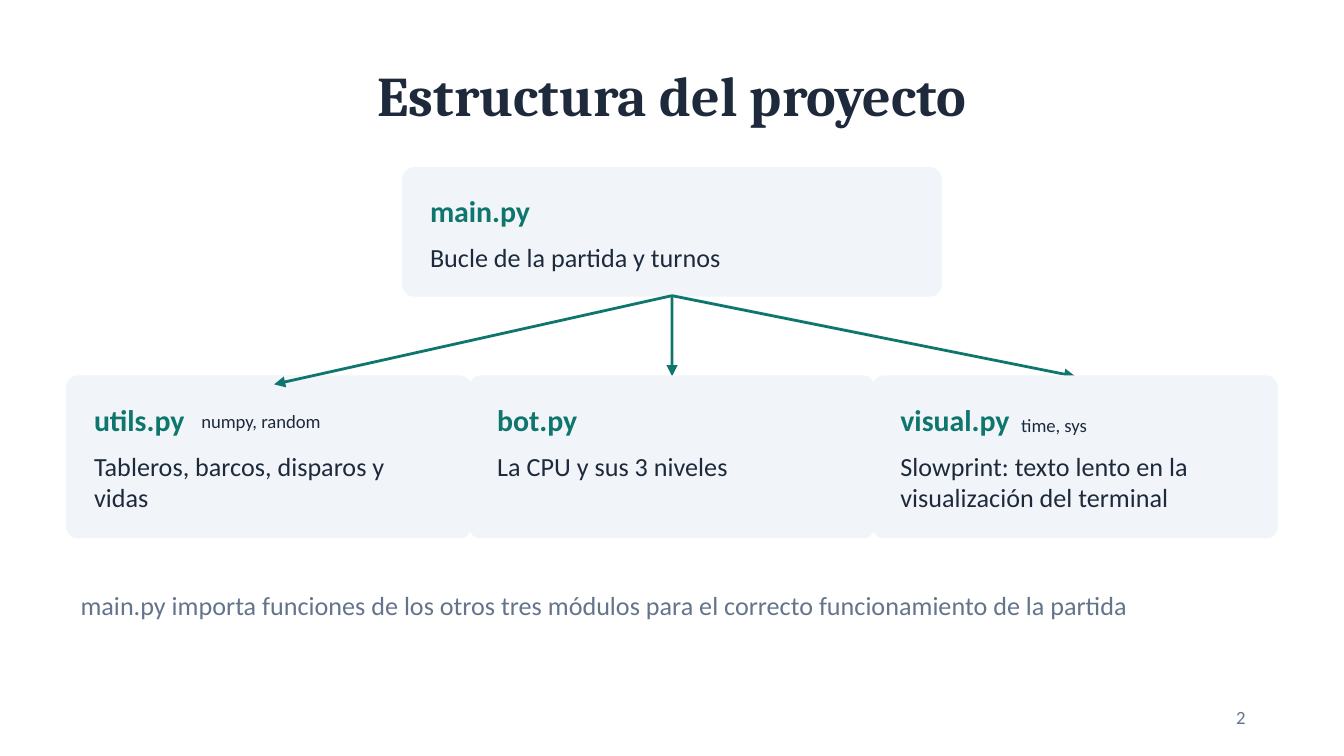
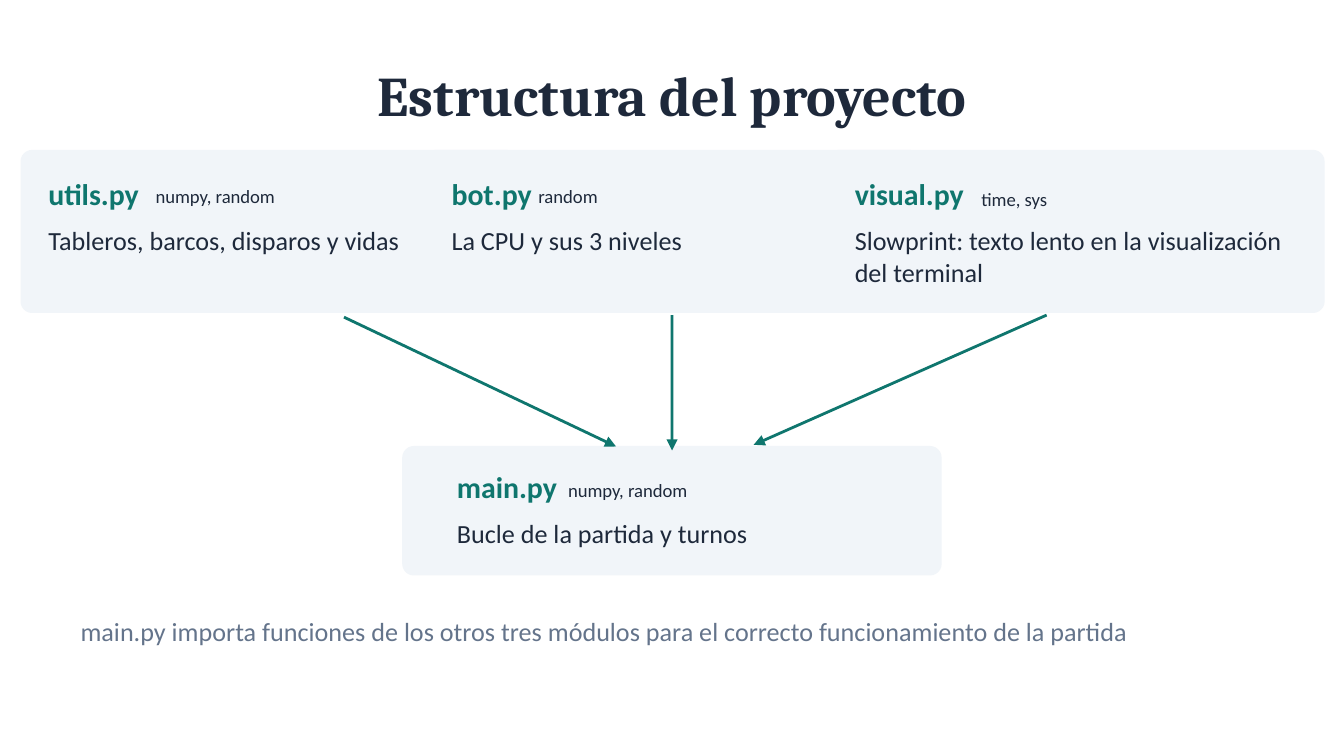
Before and after one commit to jorgeshzhndz/Hundir_La_Flota, a slide deck: slide 2 of HLF_presentacion.pptx. Drawn at 1344x756 pixels with LibreOffice and Linux fonts; fonts in the diff are those of the drawing. Boxes give left, top, right and bottom in pixels: in the first picture for what was removed or moved away, otherwise in the second. Text is boxed around its words. In the diff, an @@ line names an element or a change of style, - is before the commit and + after.

```diff
--- a/HLF_presentacion.pptx
+++ b/HLF_presentacion.pptx
@@ rounded rectangle resized from (x1=67, y1=376, x2=470, y2=538) to (x1=22, y1=151, x2=517, y2=312) @@
@@ text "utils.py" moved from (x1=94, y1=410, x2=184, y2=436) to (x1=48, y1=184, x2=138, y2=210) @@
@@ text "numpy, random" moved from (x1=201, y1=415, x2=320, y2=431) to (x1=156, y1=190, x2=275, y2=206) @@
@@ rounded rectangle resized from (x1=470, y1=376, x2=874, y2=538) to (x1=425, y1=151, x2=921, y2=312) @@
@@ text "bot.py" moved from (x1=497, y1=410, x2=577, y2=436) to (x1=452, y1=184, x2=532, y2=210) @@
@@ rounded rectangle resized from (x1=874, y1=376, x2=1277, y2=538) to (x1=828, y1=151, x2=1324, y2=312) @@
@@ text "visual.py" moved from (x1=900, y1=410, x2=1009, y2=436) to (x1=855, y1=184, x2=964, y2=210) @@
@@ text added at (x1=538, y1=190, x2=597, y2=203), 10 pt, text #1E293B @@
+random
@@ text "time, sys" moved from (x1=1021, y1=419, x2=1086, y2=435) to (x1=981, y1=193, x2=1047, y2=209) @@
@@ text "Tableros, barcos, disparos y vidas" rewrapped from (x1=94, y1=458, x2=384, y2=507) to (x1=48, y1=232, x2=399, y2=255) @@
@@ text "La CPU y sus 3 ..." moved from (x1=497, y1=458, x2=728, y2=481) to (x1=452, y1=232, x2=682, y2=255) @@
@@ text "Slowprint: texto lento en la ..." rewrapped from (x1=900, y1=458, x2=1188, y2=507) to (x1=855, y1=232, x2=1281, y2=282) @@
@@ arrow moved from (672, 296) - (274, 384) to (344, 317) - (616, 446) @@
@@ arrow moved from (672, 296) - (672, 376) to (672, 314) - (672, 450) @@
@@ arrow moved from (672, 296) - (1075, 376) to (1047, 314) - (754, 445) @@
@@ rounded rectangle moved from (x1=403, y1=168, x2=941, y2=296) to (x1=403, y1=448, x2=941, y2=575) @@
@@ text "main.py" moved from (x1=430, y1=201, x2=530, y2=227) to (x1=457, y1=477, x2=557, y2=503) @@
@@ text added at (x1=568, y1=484, x2=687, y2=500), 10 pt, text #1E293B @@
+numpy, random
@@ text "Bucle de la partida y ..." moved from (x1=430, y1=249, x2=720, y2=272) to (x1=457, y1=525, x2=747, y2=548) @@
@@ text "main.py importa funciones de los ..." moved from (x1=81, y1=597, x2=1126, y2=619) to (x1=81, y1=623, x2=1126, y2=645) @@
@@ page number removed at (x1=1236, y1=712, x2=1245, y2=724) @@
-2
```
Also in this commit, not shown: 5 other slides changed, 19 slides added, 5 slides removed, 6 other files.
